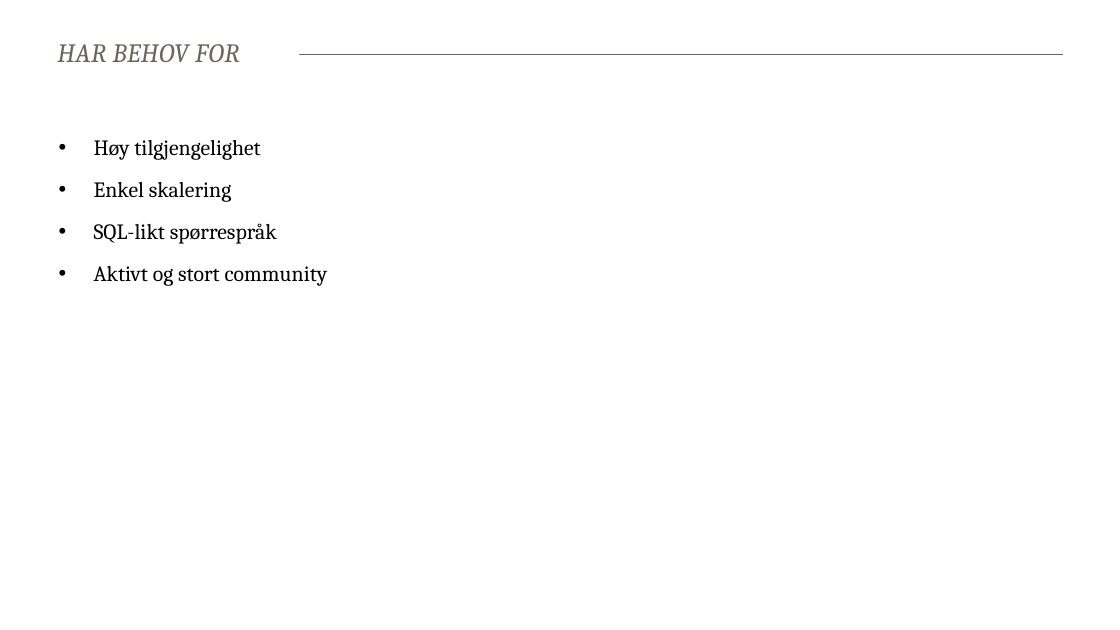
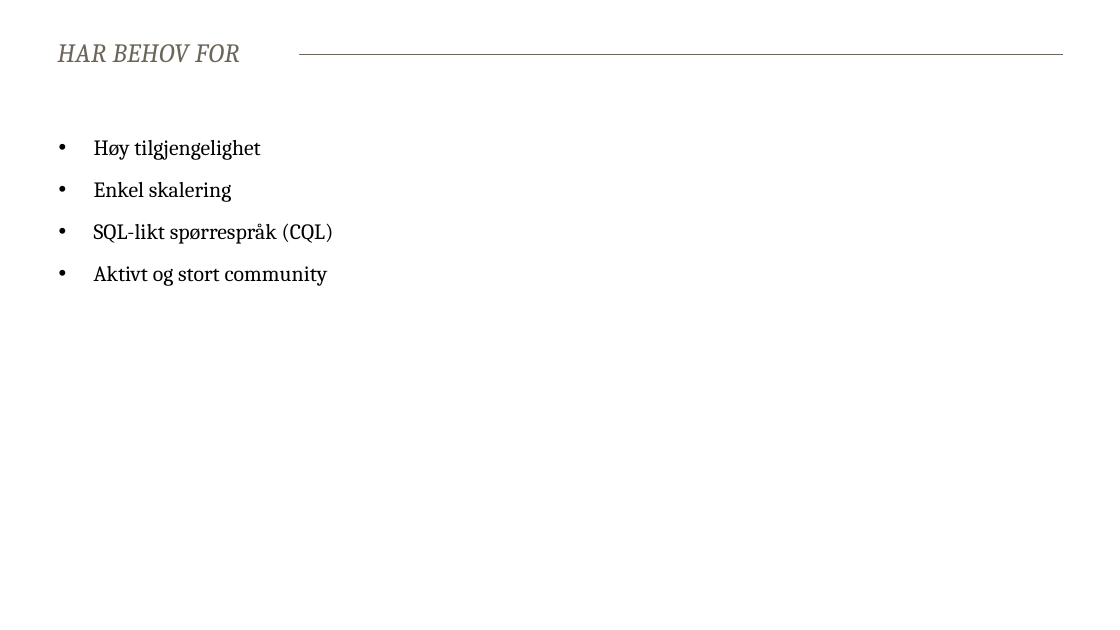
Before and after one commit to baakind/cassandra-workshop, a slide deck: slide 7 of intro.pptx. Drawn at 1120x630 pixels with LibreOffice and Linux fonts; fonts in the diff are those of the drawing. Boxes give left, top, right and bottom in pixels: in the first picture for what was removed or moved away, otherwise in the second. Text is boxed around its words. In the diff, an @@ line names an element or a change of style, - is before the commit and + after.

```diff
--- a/intro.pptx
+++ b/intro.pptx
@@ text at (94, 223, 334, 244): text changed @@
-• SQL-likt spørrespråk
+• SQL-likt spørrespråk (CQL)
```
Also in this commit, not shown: 5 other slides changed.
